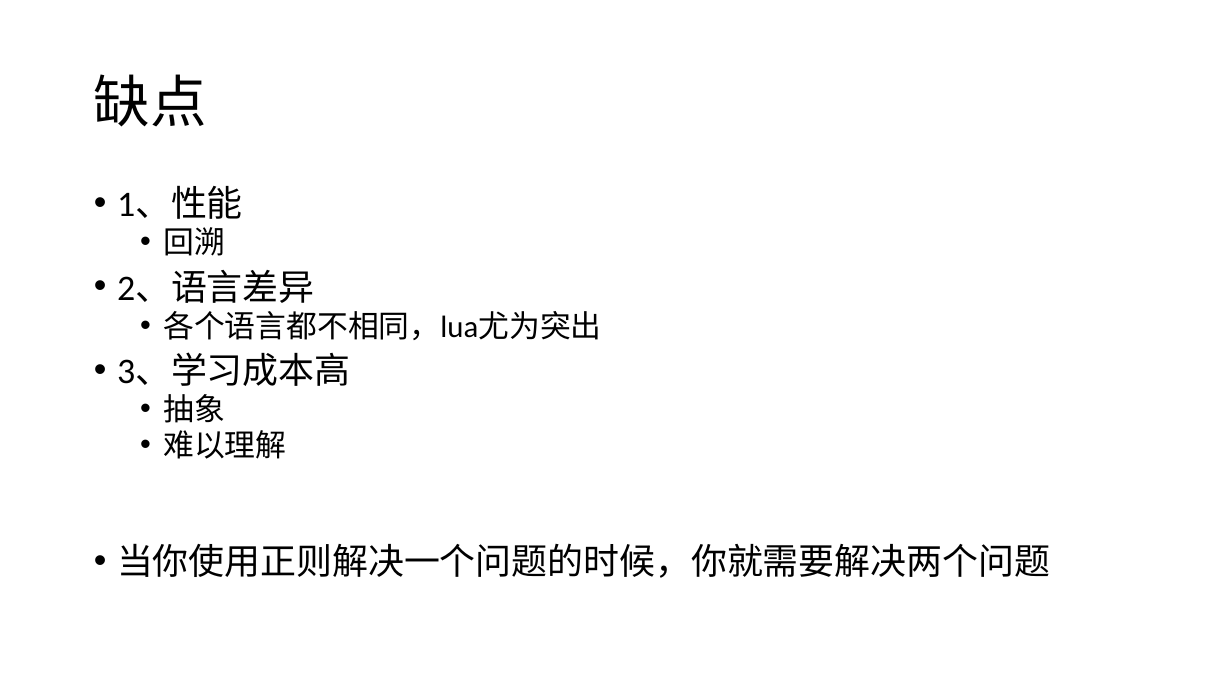
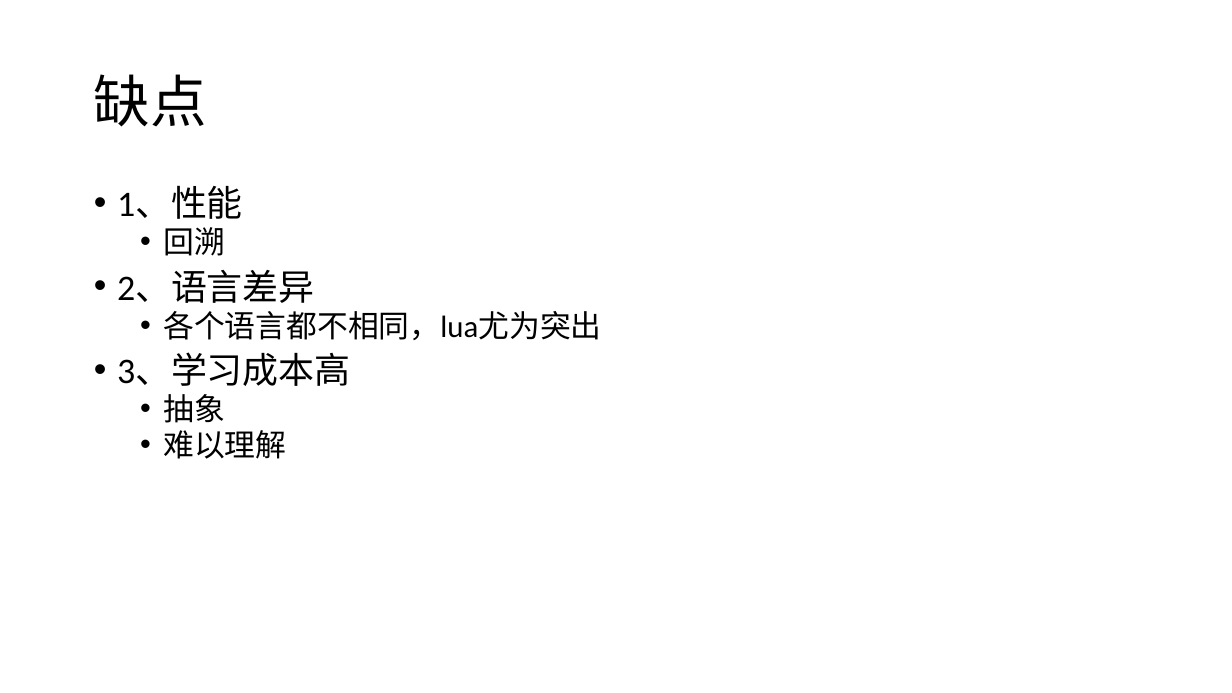
Before and after one commit to 382615666/note, a slide deck: slide 2 of 科普.pptx. Drawn at 1232x693 pixels with LibreOffice and Linux fonts; fonts in the diff are those of the drawing. Boxes give left, top, right and bottom in pixels: in the first picture for what was removed or moved away, otherwise in the second. Text is boxed around its words. In the diff, an @@ line names an element or a change of style, - is before the commit and + after.

```diff
--- a/科普.pptx
+++ b/科普.pptx
@@ text at [117, 543, 1050, 578]: paragraph removed @@
-• 当你使用正则解决一个问题的时候，你就需要解决两个问题
```
Also in this commit, not shown: 1 slide added.
